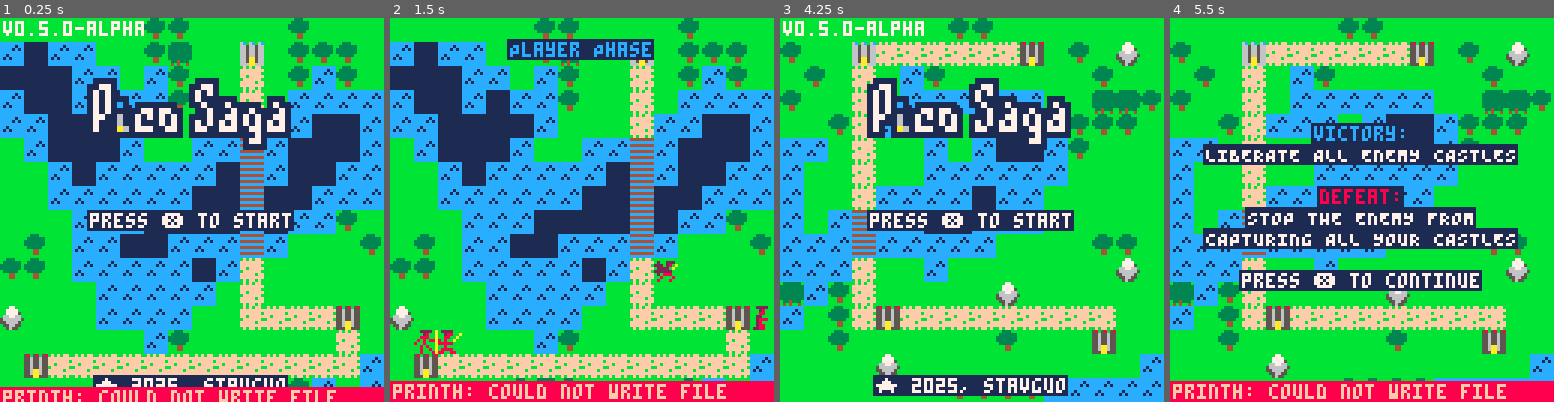
Above: before the commit, frames 1-4 (left to right).
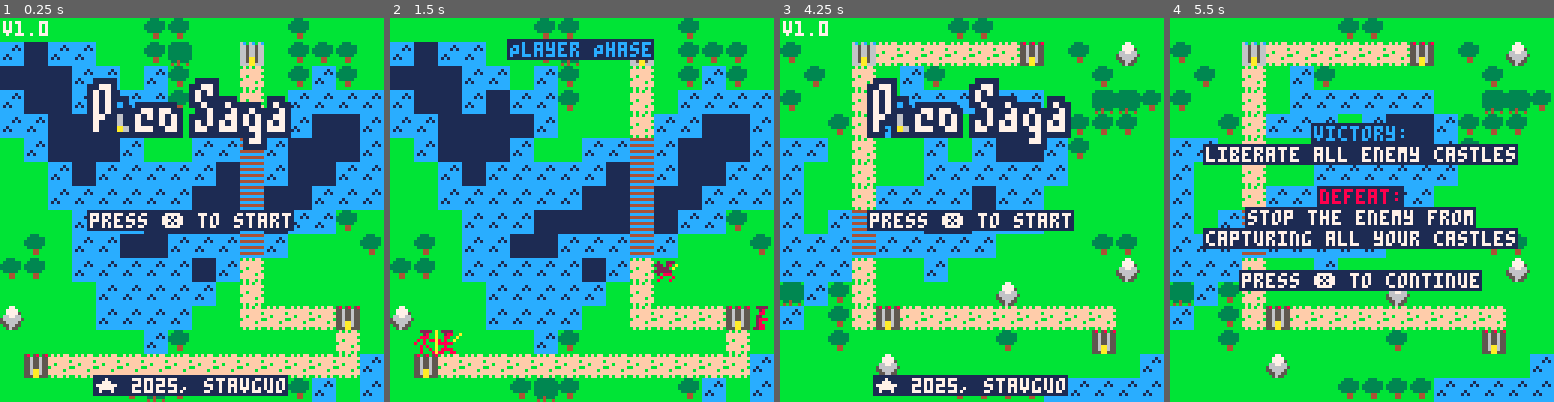
Above: after the commit, the same moments.

Repository: stavguo/pico-saga
Game: PICO-8 cartridge ftrpg.p8
The game is run twice, just before and just after one commit, with the same random seed, the same clock (stepped at 60 frames per second) and the same inputs.
Inputs:
- Up to frame 1 (0.25 s): no input
- Up to frame 2 (1.5 s): tap X (X key) at 0.33, 1.07 s; tap O (Z key) at 0.7 s
- Up to frame 3 (4.25 s): hold Right 1.6-2.1 s; tap O (Z key) every 0.4 s from 1.7 to 4.1 s; tap X (X key) at 1.85, 2.97, 4.08 s; hold Up 2.15-2.42 s; hold Right 2.47-3.03 s; hold Left 3.08-3.58 s; hold Down 3.63-3.97 s; hold Right from 4.02 s (still down)
- Up to frame 4 (5.5 s): tap O (Z key) at 4.5, 4.9, 5.3 s; release Right at 4.68 s; hold Up 4.73-5.03 s; hold Left from 5.08 s (still down); tap X (X key) at 5.2 s

The runs differ from the first frame. In frame 1, 4.4% of the frame differs, in the area x 0-100%, y 0-100%; in frame 2, 5.5%; in frame 3, 0.5%; in frame 4, 7.4%, in the area x 0-100%, y 33-100%.

Commit message:
Improved README

Diff:
--- a/src/castle.lua
+++ b/src/castle.lua
@@ -98,7 +98,6 @@
     end
     local edges = generate_edges(places)
     if #places < 2 or edges[1][2] < 20 then
-        printh("NEED TO RESET", "logs/debug.txt")
         reset()
         CASTLES, UNITS, places = {}, {}, {}
         change_state("setup")
--- a/src/fsm.lua
+++ b/src/fsm.lua
@@ -12,9 +12,7 @@
 
                 init_terrain(noise_fn, tree_fn)
                 local cursor = init_castles()
-                if not cursor then
-                    printh("CURSOR IS NULL ERROR", "logs/debug.txt")
-                else
+                if cursor then
                     init_player_units(cursor)
                     init_enemy_units()
                     yield()
@@ -25,7 +23,6 @@
             end)
             local active, exception = coresume(co)
             if exception then
-                printh(trace(co, exception), "logs/debug.txt")
                 stop(trace(co, exception))
             end
         end,
@@ -34,16 +31,16 @@
         end,
         draw = function()
             if step == 0 then
-                print("v0.5.0-alpha", peek2(0x5f28) + 1, peek2(0x5f2a) + 1, 7)
+                print("v1.0", peek2(0x5f28) + 1, peek2(0x5f2a) + 1, 7)
                 sspr( (42 % 16) * 8, (42 \ 16) * 8, 16 * 3, 16, peek2(0x5f28) + 1, peek2(0x5f2a) + 12, 32 * 3, 32)
                 draw_centered_text(t() % 0.5 < 0.4 and "press ❎ to start " or "press    to start", 7, 65)
                 draw_centered_text("★ 2025, stavguo ", 7, 120)
             elseif step == 1 then
                 draw_centered_text("victory:", 12, 36)
-                draw_centered_text("LIBERATE ALL ENEMY CASTLES", 7, 43)
+                draw_centered_text("liberate all enemy castles", 7, 43)
                 draw_centered_text("defeat:", 8, 57)
-                draw_centered_text("STOP THE ENEMY FROM", 7, 64)
-                draw_centered_text("CAPTURING ALL YOUR CASTLES", 7, 71)
+                draw_centered_text("stop the enemy from", 7, 64)
+                draw_centered_text("capturing all your castles", 7, 71)
                 draw_centered_text(t() % 0.5 < 0.4 and "press ❎ to continue " or "press    to continue", 7, 85)
             end
         end
--- a/src/main.lua
+++ b/src/main.lua
@@ -11,7 +11,7 @@
 end
 
 function _init()
-    printh("", "logs/debug.txt", true)
+    -- printh("", "logs/debug.txt", true)
     CASTLES, UNITS, SUMMARY = {}, {}, {
         phases = 0,
         enemies = {0, 0},
--- a/src/terrain.lua
+++ b/src/terrain.lua
@@ -152,18 +152,11 @@
             dsu_union(dsu, x, y)
             add(mst_edges, {x, y})  -- Store the edge
             local vx, vy = indextovec(x), indextovec(y)
-            printh("adding {"..vx[1]..","..vx[2].."} -> {"..vy[1]..","..vy[2].."} to MST", "logs/debug.txt")
             count += 1
             if count == #V - 1 then
                 break  -- MST is complete
             end
         end
-    end
-
-    if #sorted_edges > 0 then
-        local l_edge = sorted_edges[1]
-        local lx, ly = indextovec(l_edge[1][1]), indextovec(l_edge[1][2])
-        printh("Longest edge was {"..lx[1]..","..lx[2].."} -> {"..ly[1]..","..ly[2].."} with weight: "..l_edge[2], "logs/debug.txt")
     end
 
     return mst_edges
Not shown, changed: README.md
